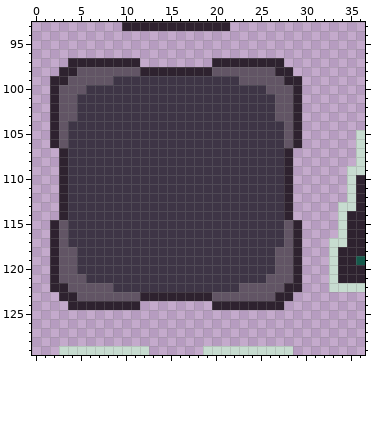
Edited in one commit: pixel-art file (Assets/Resources/Aseprite/player.aseprite). The picture above was drawn from the file before the commit.
320x320 pixels, 1 frame. Shown: x 0..36, y 93..129.
The same view after the edit:
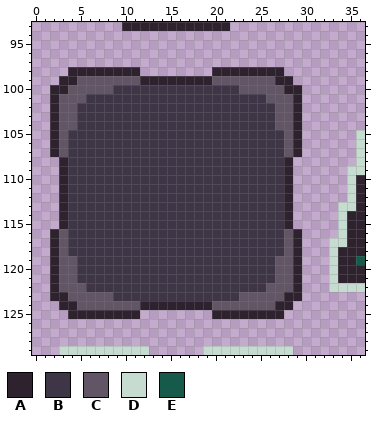
Palette (. is transparent): A #2e222f  B #3e3546  C #625565  D #c7dcd0  E #165a4c
Diff:
{"where": "layer \"GUI/Inventory Slot\""}
{"y":97,"x":4,"old":"AAAAAAAA","new":"........"}
{"y":97,"x":20,"old":"AAAAAAAA","new":"........"}
{"y":98,"x":3,"old":"A","new":"."}
{"y":98,"x":5,"old":"CCCCCCCAAAAAAAACCCCCCC","new":"AAAAAAA........AAAAAAA"}
{"y":98,"x":28,"old":"A","new":"."}
{"y":99,"x":2,"old":"A","new":"."}
{"y":99,"x":4,"old":"C","new":"A"}
{"y":99,"x":9,"old":"BBBBBBBBBBBBBB","new":"CCCAAAAAAAACCC"}
{"y":99,"x":27,"old":"C","new":"A"}
{"y":99,"x":29,"old":"A","new":"."}
{"y":100,"x":3,"old":"C","new":"A"}
{"y":100,"x":6,"old":"BBB","new":"CCC"}
{"y":100,"x":23,"old":"BBB","new":"CCC"}
{"y":100,"x":28,"old":"C","new":"A"}
{"y":101,"x":5,"old":"B","new":"C"}
{"y":101,"x":26,"old":"B","new":"C"}
{"y":104,"x":4,"old":"B","new":"C"}
{"y":104,"x":27,"old":"B","new":"C"}
{"y":107,"x":2,"old":".A","new":"AC"}
{"y":107,"x":28,"old":"A.","new":"CA"}
{"y":115,"x":2,"old":"AC","new":".A"}
{"y":115,"x":28,"old":"CA","new":"A."}
{"y":118,"x":4,"old":"C","new":"B"}
{"y":118,"x":27,"old":"C","new":"B"}
{"y":121,"x":5,"old":"C","new":"B"}
{"y":121,"x":26,"old":"C","new":"B"}
{"y":122,"x":3,"old":"A","new":"C"}
{"y":122,"x":6,"old":"CCC","new":"BBB"}
{"y":122,"x":23,"old":"CCC","new":"BBB"}
{"y":122,"x":28,"old":"A","new":"C"}
{"y":123,"x":2,"old":".","new":"A"}
{"y":123,"x":4,"old":"A","new":"C"}
{"y":123,"x":9,"old":"CCCAAAAAAAACCC","new":"BBBBBBBBBBBBBB"}
{"y":123,"x":27,"old":"A","new":"C"}
{"y":123,"x":29,"old":".","new":"A"}
{"y":124,"x":3,"old":".","new":"A"}
{"y":124,"x":5,"old":"AAAAAAA........AAAAAAA","new":"CCCCCCCAAAAAAAACCCCCCC"}
{"y":124,"x":28,"old":".","new":"A"}
{"y":125,"x":4,"old":"........","new":"AAAAAAAA"}
{"y":125,"x":20,"old":"........","new":"AAAAAAAA"}
